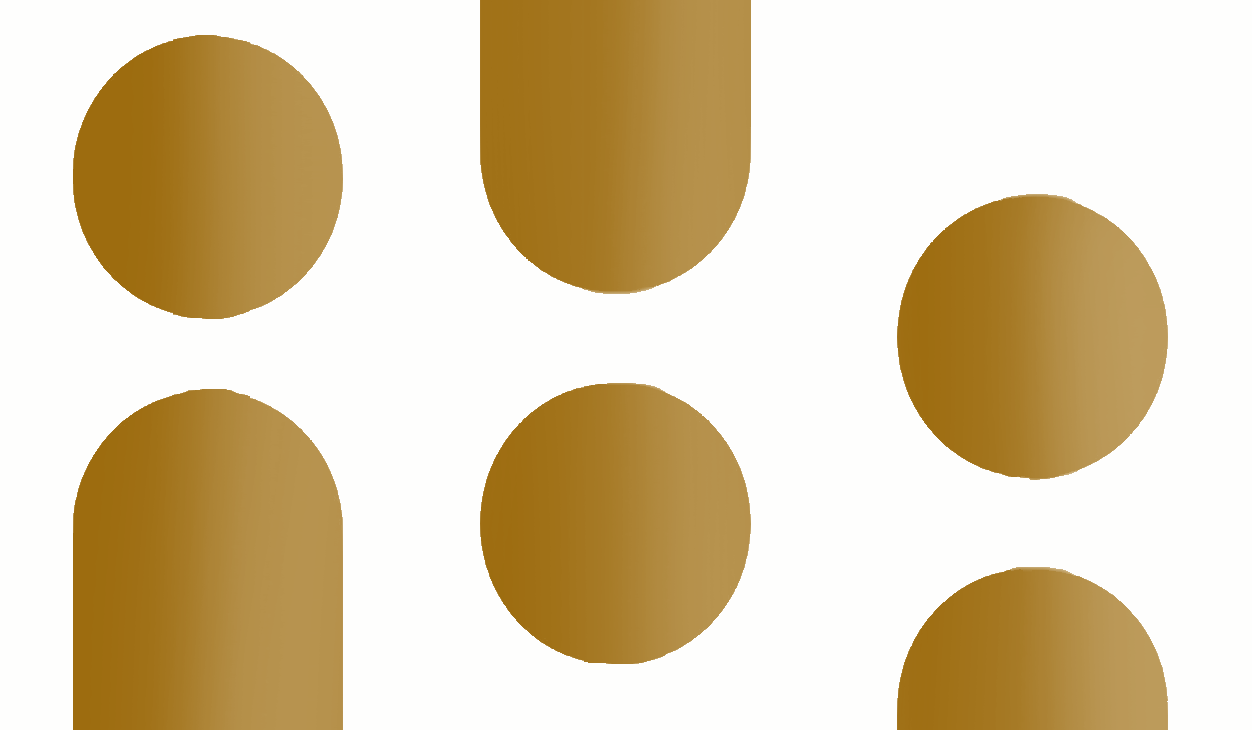
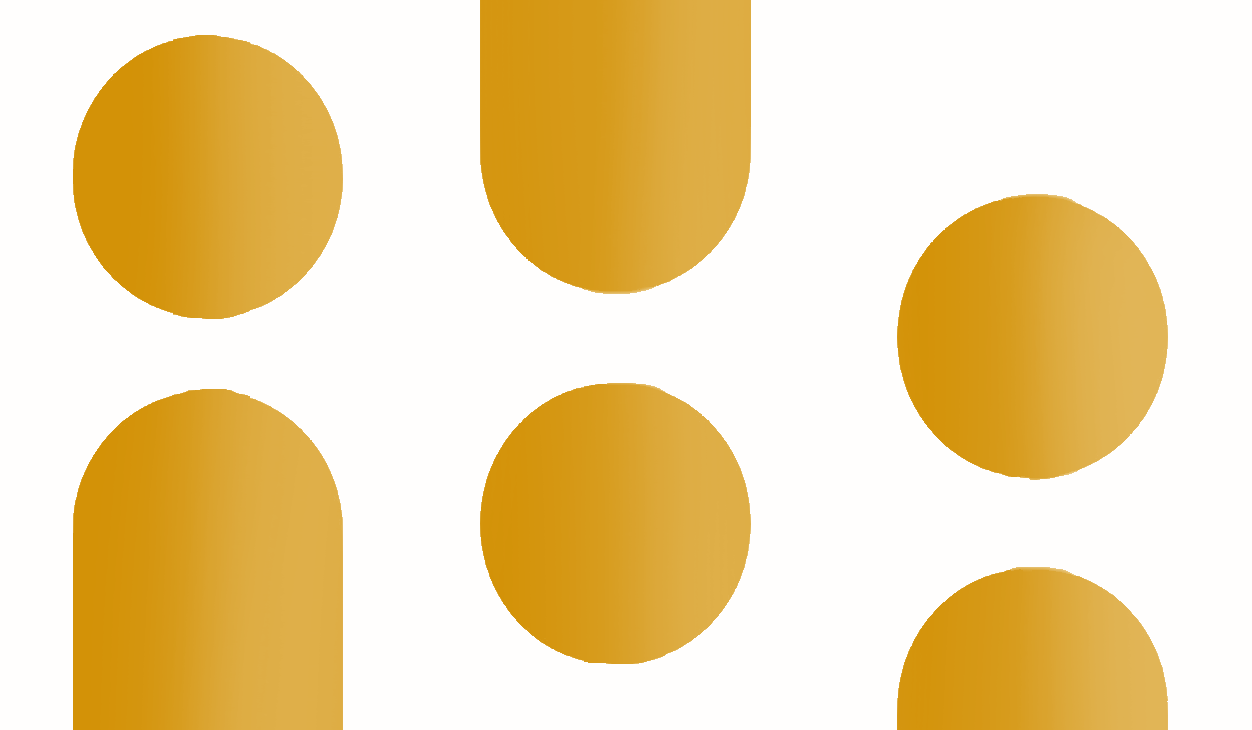
Layered file, before and after one edit (1252x730). Changes by layer:
pixels changed over left=73, top=0, right=1168, bottom=730 (layer not identified)
